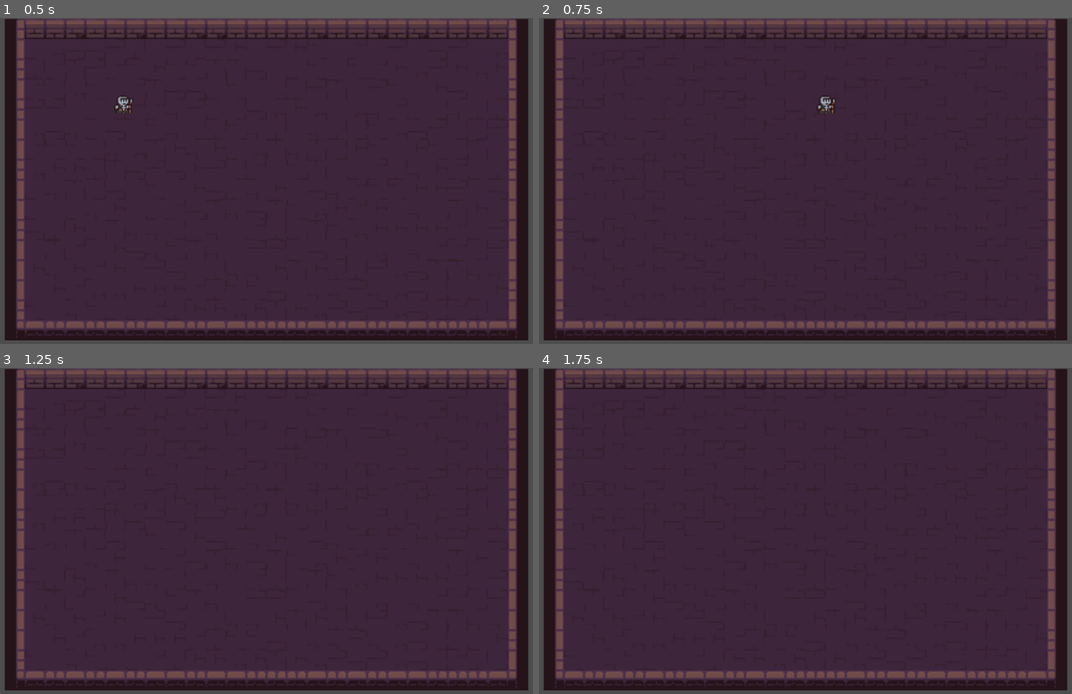
Above: before the commit, frames 1-4 (two rows, left to right).
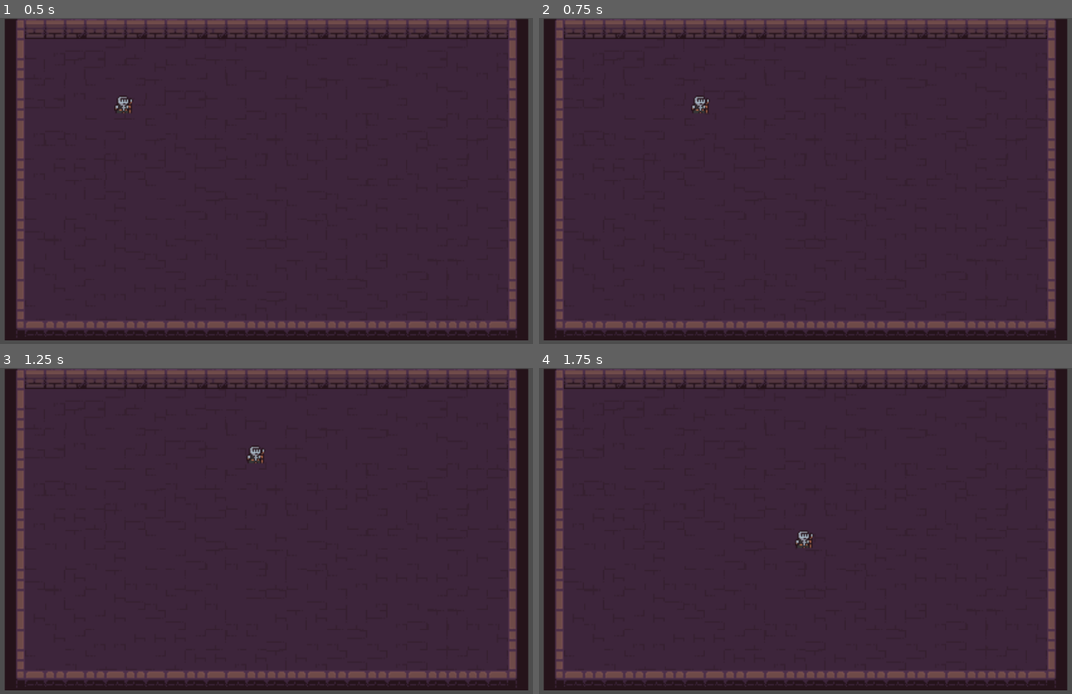
Above: after the commit, the same moments.

Repository: JamesMcC23/Godot_work
Game: Godot game, scene res://scenes/overworld.tscn
Two runs of this game, one before a commit and one after it. Both use one fixed random seed, a clock stepped at 60 frames per second and the inputs below. The engine's default icon, where the game draws it, is replaced by a stand-in: a white triangle on a blue panel in a dark square.
Inputs:
- Up to frame 1 (0.5 s): no input
- Up to frame 2 (0.75 s): tap Enter at 0.5 s; hold D (right) from 0.53 s (still down); tap Space (action) at 0.6 s
- Up to frame 3 (1.25 s): keep holding D (right)
- Up to frame 4 (1.75 s): release D (right) at 1.28 s; hold S (down) from 1.28 s (still down); tap Shift (action_2) at 1.35 s

Frame 1 is identical in both runs. In frame 2, 0.2% of the frame differs, in the area x 28-56%, y 23-30%; in frame 3, less than 0.1%; in frame 4, less than 0.1%.

Commit message:
updates for status system

Diff:
--- /dev/null
+++ b/godot-test-work/Recourses/dinosaurs/dinosour_blueprint.tres
@@ -0,0 +1,6 @@
+[gd_resource type="Resource" format=3 uid="uid://liufashmdvm0"]
+
+[ext_resource type="Script" uid="uid://4r2g75aqpowf" path="res://scripts/dinosaur_blueprint_script.gd" id="1_6afmu"]
+
+[resource]
+script = ExtResource("1_6afmu")
--- a/godot-test-work/Recourses/dinosour_blueprint.tres
+++ /dev/null
@@ -1,6 +0,0 @@
-[gd_resource type="Resource" format=3 uid="uid://liufashmdvm0"]
-
-[ext_resource type="Script" uid="uid://4r2g75aqpowf" path="res://Recourses/dinosaur_blueprint_script.gd" id="1_6afmu"]
-
-[resource]
-script = ExtResource("1_6afmu")
--- /dev/null
+++ b/godot-test-work/Recourses/statuses/status_test.tres
@@ -0,0 +1,11 @@
+[gd_resource type="Resource" script_class="status" format=3 uid="uid://cg121iy3bc6a6"]
+
+[ext_resource type="Script" uid="uid://c5mn0ogyo35ku" path="res://scripts/status_template.gd" id="1_7tj3s"]
+
+[resource]
+script = ExtResource("1_7tj3s")
+stat_addition = 2
+stat = "Attack"
+trigger = "TurnStart"
+duration = "N/A"
+metadata/_custom_type_script = "uid://c5mn0ogyo35ku"
--- a/godot-test-work/scenes/overworld.tscn
+++ b/godot-test-work/scenes/overworld.tscn
@@ -33,7 +33,6 @@
 [node name="CharacterBody2D" type="CharacterBody2D" parent="." unique_id=1608696289]
 z_index = 1
 position = Vector2(-113, -61)
-motion_mode = 1
 script = ExtResource("4_356oe")
 
 [node name="CollisionShape2D" type="CollisionShape2D" parent="CharacterBody2D" unique_id=1112557324]
--- a/godot-test-work/scripts/player_controller.gd
+++ b/godot-test-work/scripts/player_controller.gd
@@ -11,8 +11,7 @@
 
 func get_input():
 	var input_direction = Input.get_vector("left","right","up","down")
-	velocity += input_direction * 100
-	print(input_direction)
+	velocity = input_direction * 150
 
 # Called every frame. 'delta' is the elapsed time since the previous frame.
 func _physics_process(delta: float) -> void:
--- /dev/null
+++ b/godot-test-work/scripts/status_template.gd
@@ -0,0 +1,8 @@
+extends Resource
+class_name status
+
+@export var stat_addition: int
+@export var stat_multiply: float
+@export_enum("MaxHealth","Health","Defence","Speed","Attack") var stat: String
+@export_enum("OnAttack","TurnStart","TurnEnd","SingleInstance","WhenAttacked") var trigger: String
+@export_enum("WhenAttacked","OnAttack","TurnStart","TurnEnd","N/A") var duration: String
Renamed: godot-test-work/Recourses/dinosaur_blueprint_script.gd -> godot-test-work/scripts/dinosaur_blueprint_script.gd
Renamed: godot-test-work/Recourses/dinosaur_blueprint_script.gd.uid -> godot-test-work/scripts/dinosaur_blueprint_script.gd.uid
Not shown, added: godot-test-work/scripts/status_template.gd.uid
